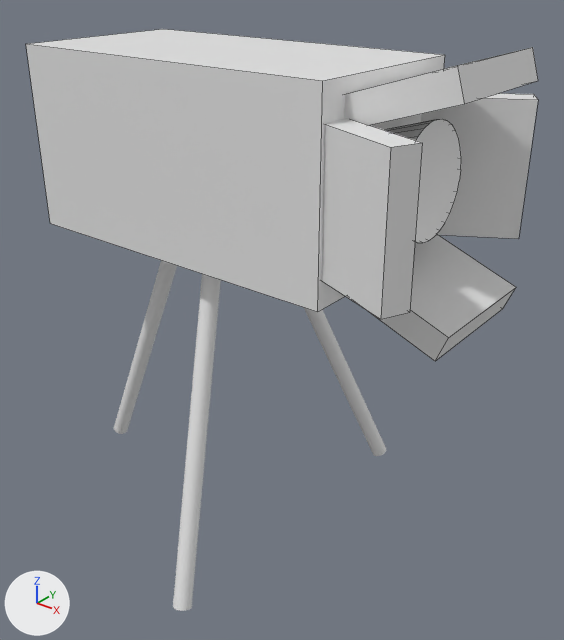
Two versions of the Blender file BlenderModels/Camera.blend, one commit apart.
The view is the same before and after, from a 50 mm lens placed at (5.29, -6.15, 4.4), pointed at (0.27, 0.14, 0.5). Arrows for +X, +Y and +Z are at lower left; the lights stay in place. Mesh edges are drawn as thin lines on the coarser meshes.
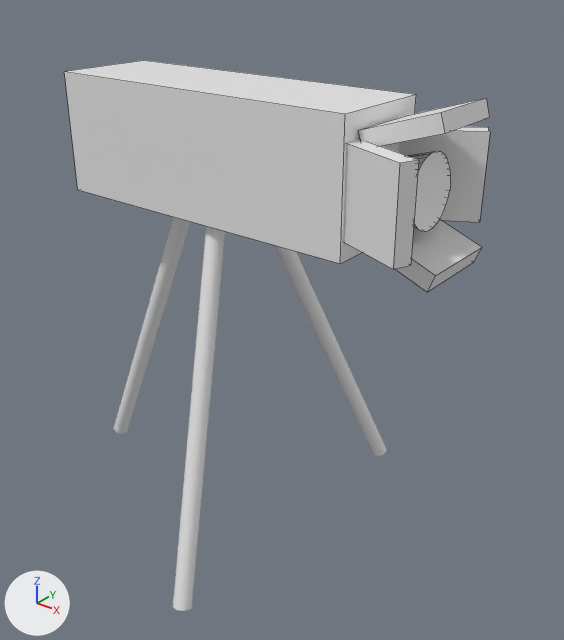
Pixel boxes [x1, y1, x2, y2] of what changed, in the pictures (564 x 640 px):
'Cube', rescaled (16% narrower, 28% shorter): before [26, 29, 445, 312]; after [64, 60, 416, 263]
'Cube.004', moved, rescaled: before [322, 119, 422, 319]; after [344, 139, 419, 269]
'Cube.003', moved, rescaled: before [421, 93, 538, 239]; after [398, 127, 490, 222]
'Cube.001', moved, rescaled: before [344, 47, 538, 125]; after [358, 98, 490, 146]
'Cube.002', moved, rescaled: before [368, 234, 516, 361]; after [396, 219, 482, 292]

Diff of the bpy script that builds the scene:
```diff
--- a/BlenderModels/Camera.blend.py
+++ b/BlenderModels/Camera.blend.py
@@ ob_cube @@
 ob_cube.location = (-0.36, 0.0, 2.41)
-ob_cube.scale = (1.95, 1.0, 1.0)
+ob_cube.scale = (1.89, 0.593, 0.676)
@@ ob_cube_001 @@
 ob_cube_001 = bpy.data.objects.new('Cube.001', me_cube_001)
-ob_cube_001.location = (1.96, 0.0, 3.24)
+ob_cube_001.location = (1.96, 0.0, 2.97)
 ob_cube_001.rotation_euler = (0.0, -0.308, 0.0)  # degrees (0, -18, 0)
-ob_cube_001.scale = (0.685, 0.685, 0.141)
+ob_cube_001.scale = (0.408, 0.408, 0.0841)
@@ ob_cube_002 @@
 ob_cube_002 = bpy.data.objects.new('Cube.002', me_cube_002)
-ob_cube_002.location = (2.03, 0.0, 1.51)
+ob_cube_002.location = (1.93, 0.1, 1.84)
 ob_cube_002.rotation_euler = (0.0, 0.37, 0.0)  # degrees (0, 21, 0)
-ob_cube_002.scale = (0.685, 0.685, 0.141)
+ob_cube_002.scale = (0.455, 0.455, 0.0936)
@@ ob_cube_003 @@
 ob_cube_003 = bpy.data.objects.new('Cube.003', me_cube_003)
-ob_cube_003.location = (1.83, 0.94, 2.39)
+ob_cube_003.location = (1.82, 0.6, 2.37)
 ob_cube_003.rotation_euler = (-1.566, 0.0000349, 0.526)  # degrees (-90, 0, 30)
-ob_cube_003.scale = (0.685, 0.685, 0.141)
+ob_cube_003.scale = (0.439, 0.439, 0.0905)
@@ ob_cube_004 @@
 ob_cube_004 = bpy.data.objects.new('Cube.004', me_cube_004)
-ob_cube_004.location = (1.83, -0.91, 2.39)
+ob_cube_004.location = (1.85, -0.58, 2.39)
 ob_cube_004.rotation_euler = (-1.566, 0.0000349, -0.392)  # degrees (-90, 0, -22)
-ob_cube_004.scale = (0.685, 0.685, 0.141)
+ob_cube_004.scale = (0.45, 0.45, 0.0926)
```
